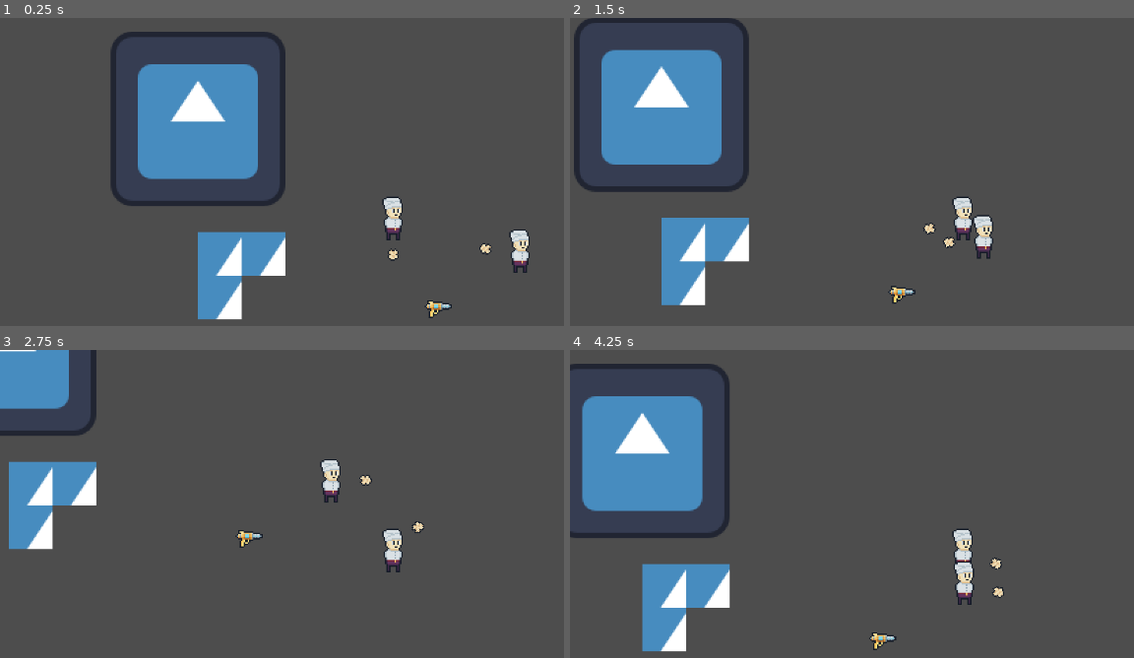
Above: before the commit, frames 1-4 (two rows, left to right).
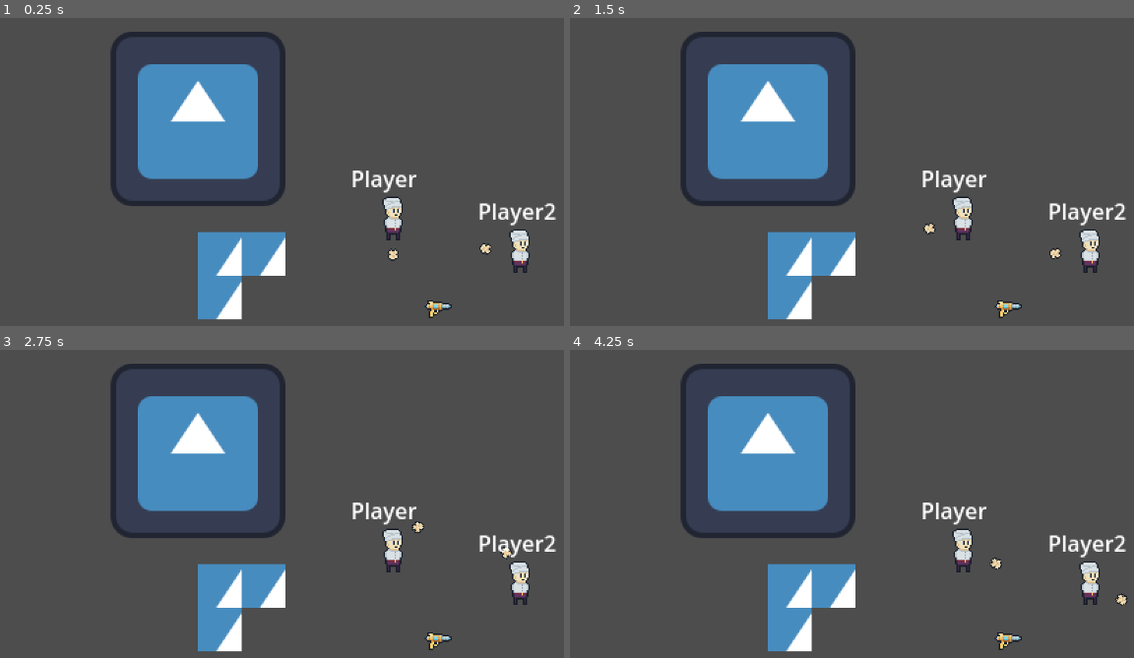
Above: after the commit, the same moments.

Repository: nonamecorn/romancce_macabre
Game: Godot game, scene res://game.tscn
The game is run twice, just before and just after one commit, with the same random seed, the same clock (stepped at 60 frames per second) and the same inputs. The engine's default icon, where the game draws it, is replaced by a stand-in: a white triangle on a blue panel in a dark square.
Inputs (mouse positions are in pixels of both pictures, inside the frame that each line leads up to):
- Up to frame 1 (0.25 s): no input
- Up to frame 2 (1.5 s): tap Enter at 0.5 s; move the mouse to (outside the picture) at 0.52 s; hold D (p1_right) 0.53-1.28 s; click (outside the picture) at 0.6 s; move the mouse to (806, 261) at 1.27 s; hold S (p1_down) from 1.28 s (still down); right-click (806, 261) at 1.35 s
- Up to frame 3 (2.75 s): move the mouse to (473, 473) at 2.02 s; release S (p1_down) at 2.03 s; hold D (p1_right) from 2.03 s (still down); click (473, 473) at 2.1 s
- Up to frame 4 (4.25 s): move the mouse to (outside the picture) at 2.77 s; release D (p1_right) at 2.78 s; hold W (p1_up) 2.78-3.53 s; right-click (outside the picture) at 2.85 s; move the mouse to (outside the picture) at 3.52 s; hold A (p1_left) from 3.53 s (still down); click (outside the picture) at 3.6 s

The runs differ from the first frame. In frame 1, 0.7% of the frame differs, in the area x 62-99%, y 49-68%; in frame 2, 26%; in frame 3, 21%; in frame 4, 27%, in the area x 0-99%, y 4-99%.

Commit message:
multiplayer

Diff:
--- /dev/null
+++ b/lvls/map.gd
@@ -0,0 +1,4 @@
+extends Node2D
+
+func _ready() -> void:
+	Main.current_level = self
--- a/lvls/map.tscn
+++ b/lvls/map.tscn
@@ -1,5 +1,6 @@
-[gd_scene load_steps=6 format=3 uid="uid://bmnwh28jj06kj"]
+[gd_scene load_steps=7 format=3 uid="uid://bmnwh28jj06kj"]
 
+[ext_resource type="Script" uid="uid://rf5ofird172y" path="res://lvls/map.gd" id="1_04hbb"]
 [ext_resource type="Texture2D" uid="uid://b1dns23fsd240" path="res://icon.svg" id="1_gh6g1"]
 [ext_resource type="PackedScene" uid="uid://bcq71yyj1gyux" path="res://obj/entity/player.tscn" id="2_gh6g1"]
 [ext_resource type="Resource" uid="uid://cufo4bmevjb5w" path="res://res/p2controls.tres" id="3_pbpib"]
@@ -7,6 +8,7 @@
 [ext_resource type="PackedScene" uid="uid://ddov8nv6ibh26" path="res://obj/guns/blaster.tscn" id="5_adog3"]
 
 [node name="map" type="Node2D"]
+script = ExtResource("1_04hbb")
 
 [node name="Icon" type="Sprite2D" parent="."]
 position = Vector2(128, 45)
@@ -30,3 +32,5 @@
 
 [node name="blaster" parent="." instance=ExtResource("5_adog3")]
 position = Vector2(304, 184)
+linear_damp = 0.5
+angular_damp = 0.5
--- /dev/null
+++ b/multiplayer/multiplayer.tscn
@@ -0,0 +1,21 @@
+[gd_scene load_steps=6 format=3 uid="uid://bcfs4ebe8dfdv"]
+
+[ext_resource type="PackedScene" uid="uid://dtbitr7in6jqs" path="res://multiplayer/multiplayer_ui.tscn" id="1_c31cy"]
+[ext_resource type="Script" uid="uid://845fabss5e5q" path="res://multiplayer/network.gd" id="1_nhdnw"]
+[ext_resource type="Script" uid="uid://byisdptmdjijg" path="res://multiplayer/player_spawner.gd" id="3_uwdxy"]
+[ext_resource type="PackedScene" uid="uid://bcq71yyj1gyux" path="res://obj/entity/player.tscn" id="4_50t2w"]
+[ext_resource type="PackedScene" uid="uid://ddov8nv6ibh26" path="res://obj/guns/blaster.tscn" id="5_0u810"]
+
+[node name="Multiplayer" type="Node2D"]
+script = ExtResource("1_nhdnw")
+
+[node name="MultiplayerUI" parent="." instance=ExtResource("1_c31cy")]
+
+[node name="MultiplayerSpawner" type="MultiplayerSpawner" parent="."]
+_spawnable_scenes = PackedStringArray("uid://bcq71yyj1gyux", "uid://bjb1xhth25217")
+spawn_path = NodePath("..")
+script = ExtResource("3_uwdxy")
+network_player = ExtResource("4_50t2w")
+
+[node name="blaster" parent="." instance=ExtResource("5_0u810")]
+position = Vector2(186, 148)
--- /dev/null
+++ b/multiplayer/multiplayer_ui.gd
@@ -0,0 +1,9 @@
+extends Control
+
+
+func _on_server_pressed() -> void:
+	Network.start_server()
+
+
+func _on_client_pressed() -> void:
+	Network.start_client()
--- /dev/null
+++ b/multiplayer/multiplayer_ui.tscn
@@ -0,0 +1,28 @@
+[gd_scene load_steps=2 format=3 uid="uid://dtbitr7in6jqs"]
+
+[ext_resource type="Script" uid="uid://83b22cmomc8t" path="res://multiplayer/multiplayer_ui.gd" id="1_s54ep"]
+
+[node name="MultiplayerUI" type="Control"]
+layout_mode = 3
+anchors_preset = 15
+anchor_right = 1.0
+anchor_bottom = 1.0
+grow_horizontal = 2
+grow_vertical = 2
+script = ExtResource("1_s54ep")
+
+[node name="VBoxContainer" type="VBoxContainer" parent="."]
+layout_mode = 0
+offset_right = 40.0
+offset_bottom = 40.0
+
+[node name="Server" type="Button" parent="VBoxContainer"]
+layout_mode = 2
+text = "Server"
+
+[node name="Client" type="Button" parent="VBoxContainer"]
+layout_mode = 2
+text = "Client"
+
+[connection signal="pressed" from="VBoxContainer/Server" to="." method="_on_server_pressed"]
+[connection signal="pressed" from="VBoxContainer/Client" to="." method="_on_client_pressed"]
--- /dev/null
+++ b/multiplayer/network.gd
@@ -0,0 +1,20 @@
+extends Node2D
+
+const IP_ADRESS:= "localhost"
+const PORT:= 42069
+
+var peer : ENetMultiplayerPeer
+
+func _ready() -> void:
+	Main.current_level = self
+
+func start_server() -> void:
+	peer = ENetMultiplayerPeer.new()
+	peer.create_server(PORT, 4)
+	multiplayer.multiplayer_peer = peer
+
+
+func start_client() -> void:
+	peer = ENetMultiplayerPeer.new()
+	peer.create_client("localhost", PORT)
+	multiplayer.multiplayer_peer = peer
--- /dev/null
+++ b/multiplayer/player_spawner.gd
@@ -0,0 +1,14 @@
+extends MultiplayerSpawner
+
+@export var network_player : PackedScene
+
+func _ready() -> void:
+	multiplayer.peer_connected.connect(spawn_player)
+
+func spawn_player(id : int):
+	if !multiplayer.is_server(): return
+
+	var player: CharacterBody2D = network_player.instantiate()
+	player.name = str(id)
+
+	get_node(spawn_path).call_deferred("add_child", player)
--- a/obj/components/bodies/mother_item.tscn
+++ b/obj/components/bodies/mother_item.tscn
@@ -1,6 +1,14 @@
-[gd_scene load_steps=2 format=3 uid="uid://d4fp7qb4kb8ll"]
+[gd_scene load_steps=3 format=3 uid="uid://d4fp7qb4kb8ll"]
 
 [ext_resource type="Script" uid="uid://b3jqesmvmltlr" path="res://obj/components/bodies/mother_item.gd" id="1_ulkpw"]
+
+[sub_resource type="SceneReplicationConfig" id="SceneReplicationConfig_ulkpw"]
+properties/0/path = NodePath(".:position")
+properties/0/spawn = true
+properties/0/replication_mode = 1
+properties/1/path = NodePath(".:rotation")
+properties/1/spawn = true
+properties/1/replication_mode = 1
 
 [node name="mother_item" type="RigidBody2D" groups=["pickable"]]
 collision_layer = 2
@@ -13,3 +21,6 @@
 [node name="CollisionShape2D" type="CollisionShape2D" parent="."]
 
 [node name="Sprite2D" type="Sprite2D" parent="."]
+
+[node name="MultiplayerSynchronizer" type="MultiplayerSynchronizer" parent="."]
+replication_config = SubResource("SceneReplicationConfig_ulkpw")
--- a/obj/entity/player.gd
+++ b/obj/entity/player.gd
@@ -1,3 +1,9 @@
 extends Entity
 
 @export var moveset : PlayerControls
+
+func _enter_tree() -> void:
+	set_multiplayer_authority(name.to_int())
+
+func _ready() -> void:
+	$Label.text = name
--- a/obj/entity/player.tscn
+++ b/obj/entity/player.tscn
@@ -24,6 +24,14 @@
 }]
 
 [sub_resource type="CircleShape2D" id="CircleShape2D_ddxsi"]
+
+[sub_resource type="SceneReplicationConfig" id="SceneReplicationConfig_yeeoh"]
+properties/0/path = NodePath(".:position")
+properties/0/spawn = true
+properties/0/replication_mode = 1
+properties/1/path = NodePath("Hand:rotation")
+properties/1/spawn = true
+properties/1/replication_mode = 1
 
 [node name="Player" instance=ExtResource("1_swto2")]
 script = ExtResource("2_em4cg")
@@ -56,3 +64,13 @@
 
 [node name="CollisionShape2D" type="CollisionShape2D" parent="Hand/Handmarker/Area2D" index="0"]
 shape = SubResource("CircleShape2D_ddxsi")
+
+[node name="Label" type="Label" parent="." index="6"]
+offset_left = -31.0
+offset_top = -56.0
+offset_right = 28.0
+offset_bottom = -33.0
+text = "Oguzok"
+
+[node name="MultiplayerSynchronizer" type="MultiplayerSynchronizer" parent="." index="7"]
+replication_config = SubResource("SceneReplicationConfig_yeeoh")
--- a/obj/entity/playerhand.gd
+++ b/obj/entity/playerhand.gd
@@ -13,6 +13,7 @@
 		if !has_item:
 			pick_up()
 		else:
+			call_deferred("throw")
 			throw()
 	if Input.is_action_just_pressed(player.moveset.use):
 		if has_item:
@@ -23,7 +24,7 @@
 
 func throw():
 	#Main.current_level get_tree().current_scene
-	item.reparent(Main.current_level)
+	Main.current_level.add_child(item)
 	item.freeze = false
 	item.apply_impulse(($Handmarker.global_position - global_position).normalized() * throw_force)
 	item = null
@@ -32,10 +33,12 @@
 func pick_up():
 	for body in $Handmarker/Area2D.get_overlapping_bodies():
 		if body.is_in_group("pickable"):
+			var body_inst = body
+			body.queue_free()
 			has_item = true
-			body.freeze = true
-			body.global_position = $Handmarker.global_position
-			body.reparent($Handmarker)
-			body.rotation = 0.0
-			item = body
+			body_inst.freeze = true
+			body_inst.global_position = $Handmarker.global_position
+			body_inst.rotation = 0.0
+			Main.current_level.call_deferred("add_child", body_inst)
+			item = body_inst
 			return
--- a/obj/entity/walk_state.gd
+++ b/obj/entity/walk_state.gd
@@ -10,6 +10,7 @@
 
 # Called every frame. 'delta' is the elapsed time since the previous frame.
 func physics_update(delta):
+	if !player.is_multiplayer_authority(): return
 	var input_vector = get_input_dir()
 	if input_vector != Vector2.ZERO:
 		player.velocity = player.velocity.move_toward(
--- a/project.godot
+++ b/project.godot
@@ -18,6 +18,7 @@
 [autoload]
 
 Main="*res://other/main.gd"
+Network="*res://multiplayer/network.gd"
 
 [global_group]
 
Not shown, added: lvls/map.gd.uid
Not shown, added: multiplayer/multiplayer_ui.gd.uid
Not shown, added: multiplayer/network.gd.uid
Not shown, added: multiplayer/player_spawner.gd.uid
Not shown: 1 places in obj/entity/player.tscn that only renumber resources
